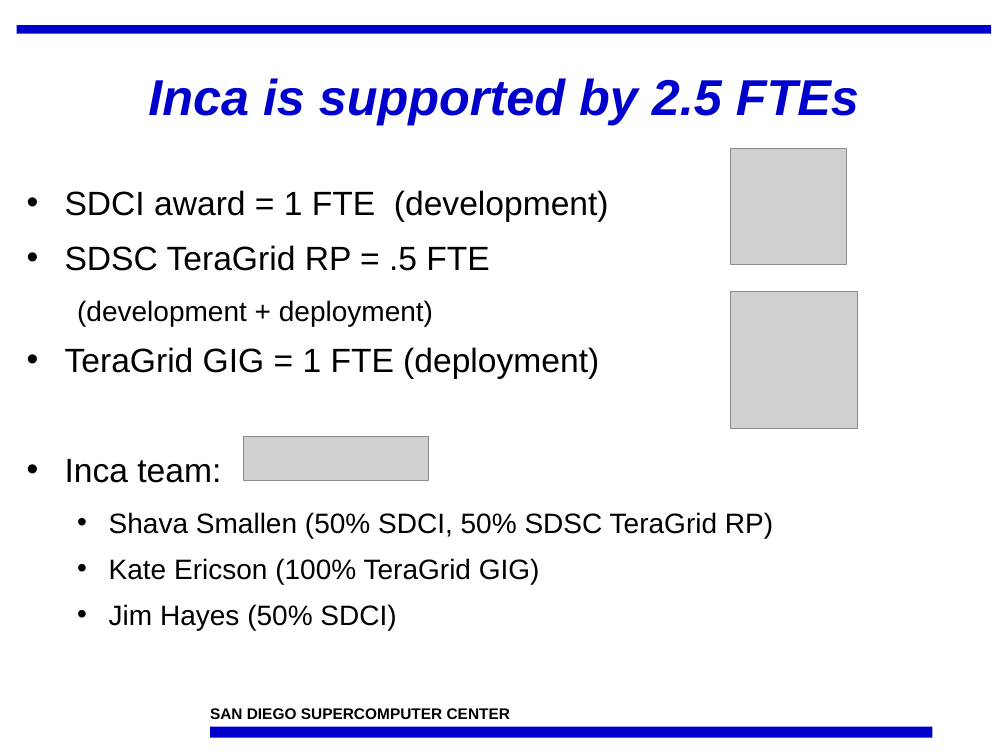
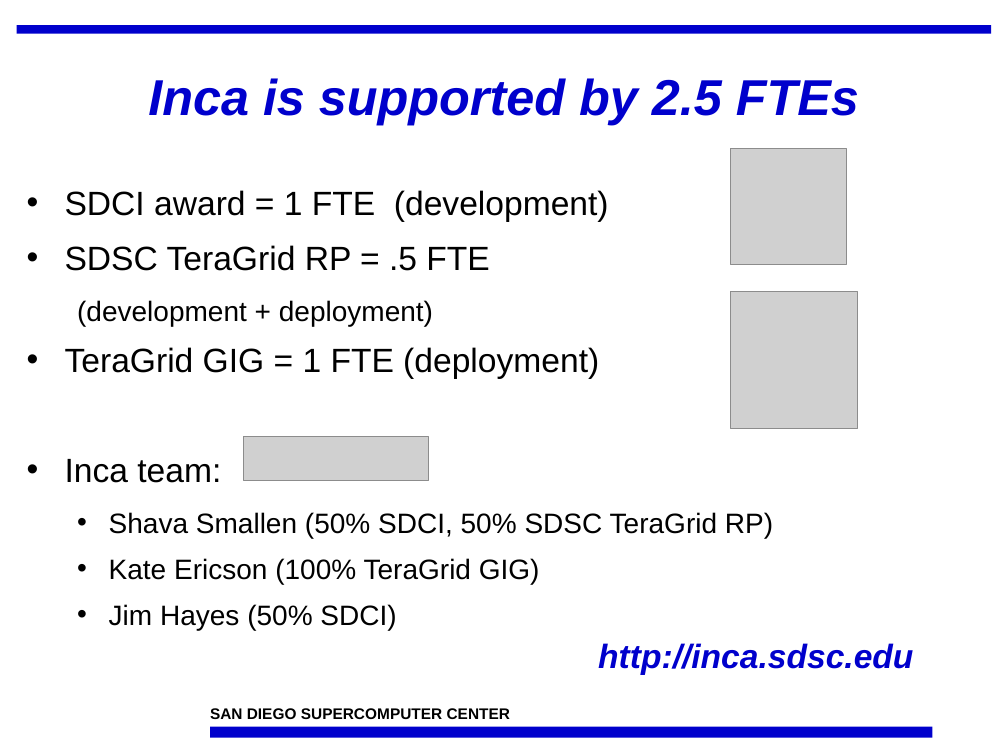
Before and after one commit to IncaProject/inca-xsede, a slide deck: slide 7 of talks/inca-nsf_02-08.ppt (slide 4 before the commit). Drawn at 1008x756 pixels with LibreOffice and Linux fonts; fonts in the diff are those of the drawing; grey boxes stand for pictures; background and template pictures are left out. Boxes give left, top, right and bottom in pixels: in the first picture for what was removed or moved away, otherwise in the second. Text is boxed around its words. In the diff, an @@ line names an element or a change of style, - is before the commit and + after.

```diff
--- a/talks/inca-nsf_02-08.ppt
+++ b/talks/inca-nsf_02-08.ppt
@@ text added at (598, 643, 913, 675), 24 pt, text #0000CC, bold, italic @@
+http://inca.sdsc.edu
```
Also in this commit, not shown: 3 other slides changed, 1 slide added, 3 slides removed.
